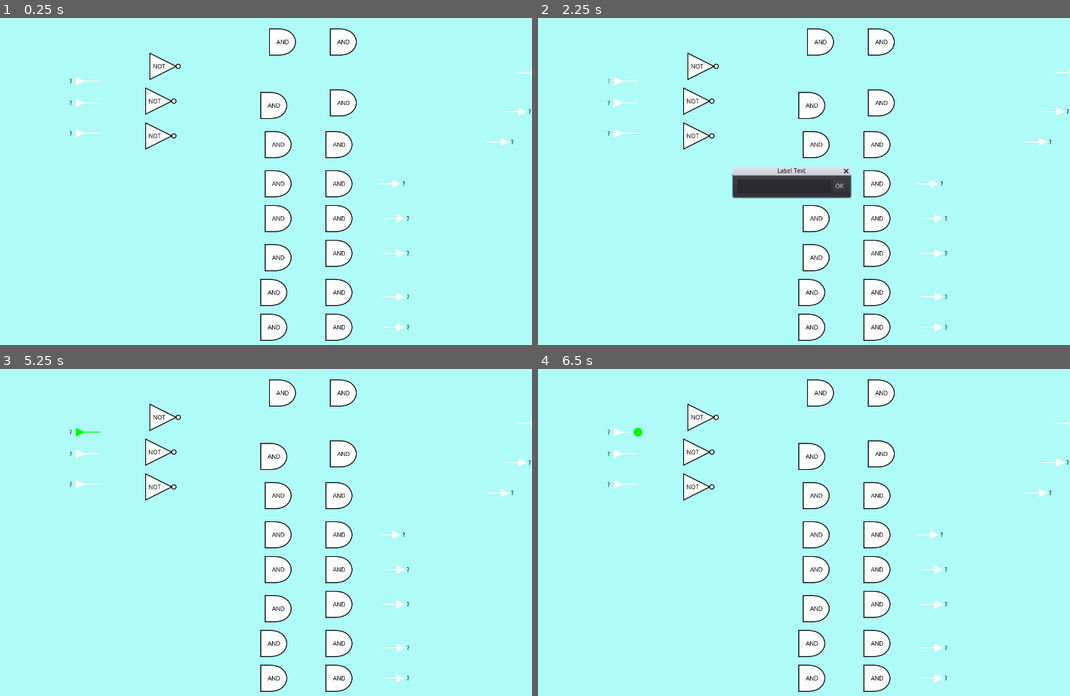
Above: before the commit, frames 1-4 (two rows, left to right).
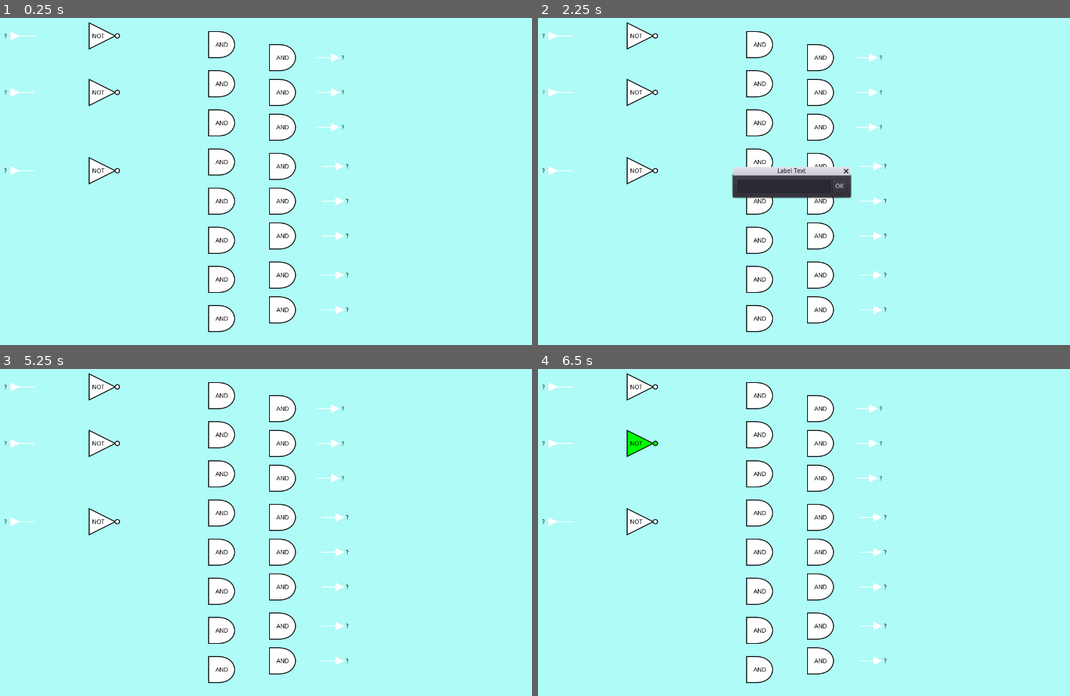
Above: after the commit, the same moments.

Repository: andrew-wilkes/digital-logic
Game: Godot game, scene res://parts/lib/c3.tscn
The game is run twice, just before and just after one commit, with the same random seed, the same clock (stepped at 60 frames per second) and the same inputs. This scene is started directly instead of the project's main scene.
Inputs (mouse positions are in pixels of both pictures, inside the frame that each line leads up to):
- Up to frame 1 (0.25 s): no input
- Up to frame 2 (2.25 s): click "?" at 0.5 s; click "OK" at 1.25 s; click "?" at 2 s
- Up to frame 3 (5.25 s): click "OK" at 2.75 s; click "?" at 3.5 s; click "OK" at 4.25 s; tap Enter at 5 s; move the mouse to (85, 431) at 5.02 s; click (85, 431) at 5.17 s
- Up to frame 4 (6.5 s): tap Space at 5.75 s; move the mouse to (639, 431) at 5.77 s; click (639, 431) at 5.92 s

The runs differ from the first frame. In frame 1, 12% of the frame differs, in the area x 0-100%, y 1-99%; in frame 2, 12%; in frame 3, 12%; in frame 4, 12%.

Commit message:
Disable auto-router

Diff:
--- a/game/Circuit.gd
+++ b/game/Circuit.gd
@@ -47,6 +47,7 @@
 
 
 func route_all_wires():
+	return
 	get_extents()
 	region_size = max_point - min_point
 	if DEBUG:
@@ -76,6 +77,7 @@
 
 
 func route_wires(_part):
+	return
 	for wire in _part.get_wires():
 		var first_point = wire.points[0]
 		var last_point = wire.points[-1]
@@ -366,7 +368,6 @@
 	var scene = PackedScene.new()
 	var node = $Parts.duplicate()
 	for ch in node.get_children():
-		print(ch)
 		ch.owner = node
 	var result = scene.pack(node)
 	if result == OK:
@@ -396,6 +397,9 @@
 	delete_circuit()
 	var parts = []
 	var circuit = g.circuits[cid]
+	var pos = Vector2(circuit.offset.x, circuit.offset.y)
+	$Parts.position = pos
+	$Wires.position = pos
 	var packed_scene = ResourceLoader.load(g.PART_FILE_PATH + cid + ".tscn", "", true)
 	if packed_scene:
 		var scene = packed_scene.instance()
@@ -409,9 +413,12 @@
 			if p.has_method("set_label"):
 				p.set_label(circuit.parts[id].label)
 			for w in circuit.parts[id].wires:
+				# w is [end_pin.parent_part.id, end input pin.id]
 				var wire = wire_scene.instance()
 				wire.start_pin = p.get_node("Q")
+				wire.start_pin.parent_part = p
 				wire.end_pin = parts[w[0]].get_node("Inputs").get_child(w[1])
+				wire.end_pin.parent_part = parts[w[0]]
 				wire.clear_points()
 				wire.add_point(wire.start_pin.global_position - $Parts.global_position)
 				wire.add_point(wire.end_pin.global_position - $Parts.global_position)
@@ -421,9 +428,6 @@
 			connect_part(p)
 			id += 1
 	route_all_wires()
-	var pos = Vector2(circuit.offset.x, circuit.offset.y)
-	$Parts.position = pos
-	$Wires.position = pos
 	title = circuit.title
 
 
--- a/game/parts/Part.gd
+++ b/game/parts/Part.gd
@@ -60,6 +60,7 @@
 			var source_part = g.wire.start_pin.get_parent()
 			if source_part != self:
 				pin.wires.append(g.wire)
+				pin.parent_part = self
 				g.wire.end_pin = pin
 				g.wire.points[-1] = position + pin.position
 				g.wire.set_color(source_part.output)
--- a/game/parts/lib/c3.tscn
+++ b/game/parts/lib/c3.tscn
@@ -9,10 +9,10 @@
 [ext_resource path="res://parts/aAND.tscn" type="PackedScene" id=7]
 
 [node name="Parts" type="Node2D"]
-position = Vector2( 150, 20 )
+position = Vector2( 20, -20 )
 
 [node name="Input" type="Node2D" parent="." instance=ExtResource( 4 )]
-position = Vector2( 116, 138 )
+position = Vector2( 96, 74 )
 script = ExtResource( 2 )
 highlight_pin = true
 highlight_part = true
@@ -22,7 +22,7 @@
 is_ext_input = true
 
 [node name="Input52" type="Node2D" parent="." instance=ExtResource( 4 )]
-position = Vector2( 116, 188 )
+position = Vector2( 96, 204 )
 script = ExtResource( 2 )
 highlight_pin = true
 highlight_part = true
@@ -32,7 +32,7 @@
 is_ext_input = true
 
 [node name="Input57" type="Node2D" parent="." instance=ExtResource( 4 )]
-position = Vector2( 116, 258 )
+position = Vector2( 96, 384 )
 script = ExtResource( 2 )
 highlight_pin = true
 highlight_part = true
@@ -41,8 +41,8 @@
 show_state = true
 is_ext_input = true
 
-[node name="NOT" type="Node2D" parent="." instance=ExtResource( 5 )]
-position = Vector2( 276, 264 )
+[node name="NOT100" type="Node2D" parent="." instance=ExtResource( 5 )]
+position = Vector2( 276, 384 )
 z_index = 1
 script = ExtResource( 1 )
 highlight_pin = true
@@ -54,7 +54,7 @@
 gate_type = "NOT"
 
 [node name="NOT58" type="Node2D" parent="." instance=ExtResource( 5 )]
-position = Vector2( 276, 184 )
+position = Vector2( 276, 204 )
 z_index = 1
 script = ExtResource( 1 )
 highlight_pin = true
@@ -66,7 +66,7 @@
 gate_type = "NOT"
 
 [node name="NOT59" type="Node2D" parent="." instance=ExtResource( 5 )]
-position = Vector2( 286, 104 )
+position = Vector2( 276, 74 )
 z_index = 1
 script = ExtResource( 1 )
 highlight_pin = true
@@ -78,7 +78,7 @@
 gate_type = "NOT"
 
 [node name="AND" type="Node2D" parent="." instance=ExtResource( 7 )]
-position = Vector2( 556, 48 )
+position = Vector2( 546, 94 )
 z_index = 1
 script = ExtResource( 1 )
 highlight_pin = true
@@ -90,7 +90,7 @@
 gate_type = "AND"
 
 [node name="AND62" type="Node2D" parent="." instance=ExtResource( 7 )]
-position = Vector2( 696, 48 )
+position = Vector2( 686, 124 )
 z_index = 1
 script = ExtResource( 1 )
 highlight_pin = true
@@ -102,7 +102,7 @@
 gate_type = "AND"
 
 [node name="Output" type="Node2D" parent="." instance=ExtResource( 6 )]
-position = Vector2( 1116, 118 )
+position = Vector2( 786, 124 )
 script = ExtResource( 3 )
 highlight_pin = true
 highlight_part = true
@@ -112,7 +112,7 @@
 is_ext_input = false
 
 [node name="AND90" type="Node2D" parent="." instance=ExtResource( 7 )]
-position = Vector2( 536, 194 )
+position = Vector2( 546, 184 )
 z_index = 1
 script = ExtResource( 1 )
 highlight_pin = true
@@ -124,7 +124,7 @@
 gate_type = "AND"
 
 [node name="AND91" type="Node2D" parent="." instance=ExtResource( 7 )]
-position = Vector2( 696, 188 )
+position = Vector2( 686, 204 )
 z_index = 1
 script = ExtResource( 1 )
 highlight_pin = true
@@ -136,7 +136,7 @@
 gate_type = "AND"
 
 [node name="Output100" type="Node2D" parent="." instance=ExtResource( 6 )]
-position = Vector2( 1086, 208 )
+position = Vector2( 786, 204 )
 script = ExtResource( 3 )
 highlight_pin = true
 highlight_part = true
@@ -146,7 +146,7 @@
 is_ext_input = false
 
 [node name="AND102" type="Node2D" parent="." instance=ExtResource( 7 )]
-position = Vector2( 546, 284 )
+position = Vector2( 546, 274 )
 z_index = 1
 script = ExtResource( 1 )
 highlight_pin = true
@@ -182,7 +182,7 @@
 gate_type = "AND"
 
 [node name="AND105" type="Node2D" parent="." instance=ExtResource( 7 )]
-position = Vector2( 546, 374 )
+position = Vector2( 546, 364 )
 z_index = 1
 script = ExtResource( 1 )
 highlight_pin = true
@@ -266,7 +266,7 @@
 gate_type = "AND"
 
 [node name="AND112" type="Node2D" parent="." instance=ExtResource( 7 )]
-position = Vector2( 536, 624 )
+position = Vector2( 546, 634 )
 z_index = 1
 script = ExtResource( 1 )
 highlight_pin = true
@@ -278,7 +278,7 @@
 gate_type = "AND"
 
 [node name="AND113" type="Node2D" parent="." instance=ExtResource( 7 )]
-position = Vector2( 536, 704 )
+position = Vector2( 546, 724 )
 z_index = 1
 script = ExtResource( 1 )
 highlight_pin = true
@@ -290,7 +290,7 @@
 gate_type = "AND"
 
 [node name="Output118" type="Node2D" parent="." instance=ExtResource( 6 )]
-position = Vector2( 806, 704 )
+position = Vector2( 796, 704 )
 script = ExtResource( 3 )
 highlight_pin = true
 highlight_part = true
@@ -300,7 +300,7 @@
 is_ext_input = false
 
 [node name="Output123" type="Node2D" parent="." instance=ExtResource( 6 )]
-position = Vector2( 806, 634 )
+position = Vector2( 796, 624 )
 script = ExtResource( 3 )
 highlight_pin = true
 highlight_part = true
@@ -310,7 +310,7 @@
 is_ext_input = false
 
 [node name="Output128" type="Node2D" parent="." instance=ExtResource( 6 )]
-position = Vector2( 806, 534 )
+position = Vector2( 796, 534 )
 script = ExtResource( 3 )
 highlight_pin = true
 highlight_part = true
@@ -320,7 +320,7 @@
 is_ext_input = false
 
 [node name="Output133" type="Node2D" parent="." instance=ExtResource( 6 )]
-position = Vector2( 806, 454 )
+position = Vector2( 796, 454 )
 script = ExtResource( 3 )
 highlight_pin = true
 highlight_part = true
@@ -340,11 +340,11 @@
 is_ext_input = false
 
 [node name="Output143" type="Node2D" parent="." instance=ExtResource( 6 )]
-position = Vector2( 1046, 278 )
-script = ExtResource( 3 )
-highlight_pin = true
-highlight_part = true
-moveable = true
-wireable = true
-show_state = true
-is_ext_input = false
+position = Vector2( 786, 284 )
+script = ExtResource( 3 )
+highlight_pin = true
+highlight_part = true
+moveable = true
+wireable = true
+show_state = true
+is_ext_input = false
--- a/game/parts/lib/data.json
+++ b/game/parts/lib/data.json
@@ -1 +1 @@
-{"c1":{"offset":{"x":100,"y":10},"parts":[{"id":0,"label":"" …(251 unchanged characters)… ]]}],"title":"And"},"c3":{"offset":{"x":150,"y":20},"parts":[{"id":0,"label":"A0","wires …(1249 unchanged characters)…
+{"c1":{"offset":{"x":100,"y":10},"parts":[{"id":0,"label":"" …(251 unchanged characters)… ]]}],"title":"And"},"c3":{"offset":{"x":20,"y":-20},"parts":[{"id":0,"label":"A0","wires …(1249 unchanged characters)…
